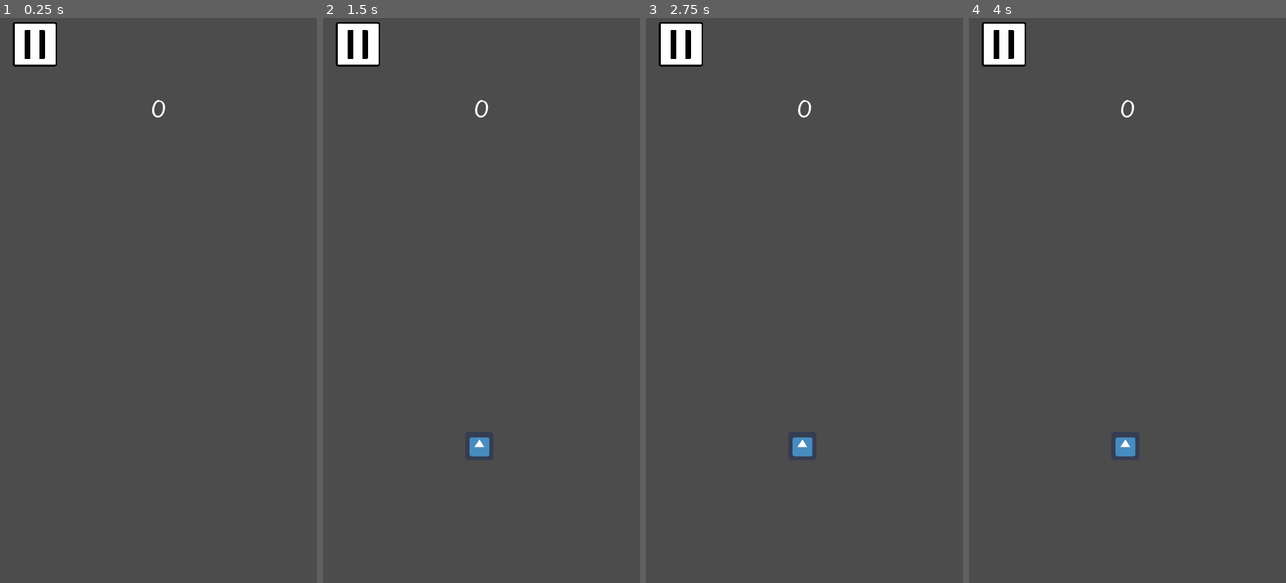
Above: before the commit, frames 1-4 (left to right).
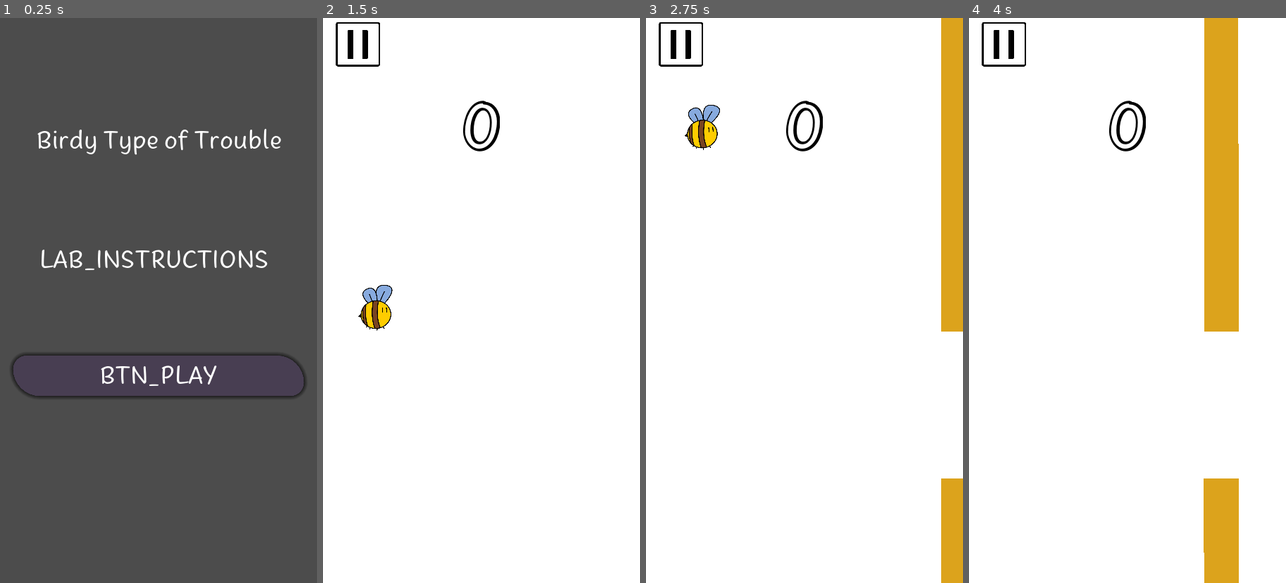
Above: after the commit, the same moments.

Repository: mshayden1998/Birdy-Type-of-Trouble
Game: Godot game, scene res://interface/MainMenu.tscn
Same seed, same stepped clock (60 frames per second), same inputs: the game is played once before the commit and once after it. Before the commit the project starts from res://Main.tscn. The engine's default icon, where the game draws it, is replaced by a stand-in: a white triangle on a blue panel in a dark square.
Inputs (mouse positions are in pixels of both pictures, inside the frame that each line leads up to):
- Up to frame 1 (0.25 s): no input
- Up to frame 2 (1.5 s): click (481, 373) at 0.5 s, where only the run after the commit has a clickable "BTN_PLAY"; click (357, 46) at 1.25 s
- Up to frame 3 (2.75 s): move the mouse to (874, 272) at 2.02 s; hold W (player_up) from 2.03 s (still down); click (874, 272) at 2.17 s
- Up to frame 4 (4 s): move the mouse to (1064, 328) at 2.77 s; release W (player_up) at 2.78 s; move the mouse to (1159, 176) at 3.52 s; hold W (player_up) from 3.53 s (still down)

The runs differ from the first frame. In frame 1, 3.8% of the frame differs, in the area x 3-97%, y 0-68%; in frame 2, 99%; in frame 3, 99%; in frame 4, 99%, in the area x 0-100%, y 0-100%.

Commit message:
tudo mudou

Diff:
--- a/Main.gd
+++ b/Main.gd
@@ -3,12 +3,29 @@
 export (PackedScene) var Pipe = preload("res://elements/Pipes.tscn")
 onready var ss = get_viewport().get_visible_rect().size
 const ERROR_MARGIN = 30
-const VISUAL_LIMIT = 15
+const VISUAL_LIMIT = 220
 
 
 func _ready():
+	# Initiates the intro anim
 	$AnimationPlayer.play("bird_reveal")
-	$TestSprite.visible = false
+
+	# Settings stuff
+	var config = ConfigFile.new()
+
+	# Load data from a file.
+	var err = config.load("user://game_settings.cfg")
+
+	# If the file didn't load, ignore it.
+	if err != OK:
+		return
+
+	# Iterate over all sections.
+	for player in config.get_sections():
+		# Fetch the data for each section.
+		var difficulty = config.get_value(player, "difficulty")
+		print(difficulty)
+		$PipeSpawnner.wait_time = difficulty
 
 
 func _on_PipeSpawnner_timeout():
@@ -18,8 +35,27 @@
 		rand_range(VISUAL_LIMIT, ss.y - VISUAL_LIMIT)
 	)
 	p.player = get_node("Player")
-	add_child(p)
+	$PipeSpawnner.add_child(p)
 
 
 func _on_AnimationPlayer_animation_finished(_anim_name):
 	$Player.set_physics_process(true)
+
+
+func _on_Player_hit():
+	$PipeSpawnner.stop()
+	$Player.set_physics_process(false)
+	var current_pipes = $PipeSpawnner.get_children()
+	for p in current_pipes:
+		p.set_process(false)
+	yield(get_tree().create_timer(3), "timeout")
+	set_best_score($Player.current_score)
+	if get_tree().change_scene("res://interface/GameOverScreen.tscn") != OK:
+		print("An unexpected error occured when trying to load GameOverScreen scene")
+
+
+func set_best_score(best_score : int):
+	var save_file = File.new()
+	save_file.open("user://save_game.dat", File.WRITE)
+	save_file.store_string(str(best_score))
+	save_file.close()
--- a/Main.tscn
+++ b/Main.tscn
@@ -1,10 +1,9 @@
-[gd_scene load_steps=8 format=2]
+[gd_scene load_steps=7 format=2]
 
 [ext_resource path="res://elements/Player.tscn" type="PackedScene" id=1]
 [ext_resource path="res://Main.gd" type="Script" id=2]
 [ext_resource path="res://interface/PauseMenu.tscn" type="PackedScene" id=3]
 [ext_resource path="res://interface/InGame.tscn" type="PackedScene" id=4]
-[ext_resource path="res://icon.png" type="Texture" id=5]
 
 [sub_resource type="Animation" id=1]
 length = 0.001
@@ -19,6 +18,30 @@
 "transitions": PoolRealArray( 1 ),
 "update": 0,
 "values": [ Vector2( 128, 672 ) ]
+}
+tracks/1/type = "value"
+tracks/1/path = NodePath("Player:rotation_degrees")
+tracks/1/interp = 1
+tracks/1/loop_wrap = true
+tracks/1/imported = false
+tracks/1/enabled = true
+tracks/1/keys = {
+"times": PoolRealArray( 0 ),
+"transitions": PoolRealArray( 1 ),
+"update": 0,
+"values": [ 0.0 ]
+}
+tracks/2/type = "value"
+tracks/2/path = NodePath("Player:scale")
+tracks/2/interp = 1
+tracks/2/loop_wrap = true
+tracks/2/imported = false
+tracks/2/enabled = true
+tracks/2/keys = {
+"times": PoolRealArray( 0 ),
+"transitions": PoolRealArray( 1 ),
+"update": 0,
+"values": [ Vector2( 1, 1 ) ]
 }
 
 [sub_resource type="Animation" id=2]
@@ -39,7 +62,12 @@
 [node name="Main" type="Node"]
 script = ExtResource( 2 )
 
+[node name="ColorRect" type="ColorRect" parent="."]
+anchor_right = 1.0
+anchor_bottom = 1.0
+
 [node name="InterfaceLayer" type="CanvasLayer" parent="."]
+layer = 100
 
 [node name="PauseMenu" parent="InterfaceLayer" instance=ExtResource( 3 )]
 pause_mode = 2
@@ -54,13 +82,10 @@
 position = Vector2( 128, 672 )
 
 [node name="PipeSpawnner" type="Timer" parent="."]
-wait_time = 1.5
+wait_time = 2.0
 autostart = true
 
-[node name="TestSprite" type="Sprite" parent="."]
-position = Vector2( 355, 970 )
-texture = ExtResource( 5 )
-
 [connection signal="animation_finished" from="AnimationPlayer" to="." method="_on_AnimationPlayer_animation_finished"]
+[connection signal="hit" from="Player" to="." method="_on_Player_hit"]
 [connection signal="scored" from="Player" to="InterfaceLayer/InGame" method="_on_Player_scored"]
 [connection signal="timeout" from="PipeSpawnner" to="." method="_on_PipeSpawnner_timeout"]
--- a/default_env.tres
+++ /dev/null
@@ -1,7 +0,0 @@
-[gd_resource type="Environment" load_steps=2 format=2]
-
-[sub_resource type="ProceduralSky" id=1]
-
-[resource]
-background_mode = 2
-background_sky = SubResource( 1 )
--- a/elements/Pipes.tscn
+++ b/elements/Pipes.tscn
@@ -3,22 +3,31 @@
 [ext_resource path="res://elements/Pipes.gd" type="Script" id=1]
 
 [sub_resource type="RectangleShape2D" id=1]
-extents = Vector2( 40, 250.5 )
+extents = Vector2( 40, 638.25 )
 
 [sub_resource type="RectangleShape2D" id=2]
 extents = Vector2( 3, 200 )
 
-[node name="Pipes" type="Area2D"]
+[node name="Pipes" type="Area2D" groups=["pipes"]]
 collision_layer = 2
 script = ExtResource( 1 )
 
 [node name="TopPipeColl" type="CollisionShape2D" parent="."]
-position = Vector2( 0, -426.5 )
+position = Vector2( 0, -815 )
 shape = SubResource( 1 )
 
+[node name="Polygon2D" type="Polygon2D" parent="TopPipeColl"]
+position = Vector2( 0, 815 )
+color = Color( 0.862745, 0.639216, 0.109804, 1 )
+polygon = PoolVector2Array( -39, -178, 39, -178, 38, -1452, -39, -1451 )
+
 [node name="BottomPipeColl" type="CollisionShape2D" parent="."]
-position = Vector2( 0, 404 )
+position = Vector2( 0, 791.75 )
 shape = SubResource( 1 )
+
+[node name="Polygon2D" type="Polygon2D" parent="BottomPipeColl"]
+color = Color( 0.862745, 0.639216, 0.109804, 1 )
+polygon = PoolVector2Array( -40, -637.75, 40, -637.75, 39, 637.25, -38, 636.25 )
 
 [node name="ScoreArea" type="Area2D" parent="."]
 collision_layer = 4
--- a/elements/Player.gd
+++ b/elements/Player.gd
@@ -6,9 +6,11 @@
 const GRAVITY := 50
 
 signal scored(current_score)
+signal hit
 
 
 func _ready():
+	# Prevents player's control before intro anim ends.
 	set_physics_process(false)
 
 
@@ -16,22 +18,24 @@
 	# applies gravity
 	velocity.y += GRAVITY
 	# player's input
-	get_input()
+	flap(false)
 	velocity = move_and_slide(velocity)
 
 
 func _input(event):
 	if event is InputEventScreenTouch:
-		print("touched anywere!")
-		get_parent().get_node("TestSprite").visible = true
+		flap(true)
 
 
-func get_input():
+func flap(touch: bool):
 	# not only gets player's input but limits it if the character is above the sky
-	if position.y > 0 and Input.is_action_just_pressed("player_up"):
-		velocity.y = 0
-		velocity.y -= IMPULSE
-		$FlapSFX.play()
+	if position.y > 0:
+		if Input.is_action_just_pressed("player_up") or touch == true:
+			velocity.y = 0
+			velocity.y -= IMPULSE
+			$FlapSFX.play()
+	if position.y > get_viewport_rect().size.y:
+		hit()
 
 
 func score():
@@ -42,3 +46,4 @@
 
 func hit():
 	$HitSFX.play()
+	emit_signal("hit")
--- a/elements/Player.tscn
+++ b/elements/Player.tscn
@@ -1,9 +1,19 @@
-[gd_scene load_steps=6 format=2]
+[gd_scene load_steps=9 format=2]
 
 [ext_resource path="res://elements/Player.gd" type="Script" id=1]
 [ext_resource path="res://assets/bird_flap.ogg" type="AudioStream" id=2]
 [ext_resource path="res://assets/completetask_0.mp3" type="AudioStream" id=3]
 [ext_resource path="res://assets/hit (1).ogg" type="AudioStream" id=4]
+[ext_resource path="res://assets/bee_1.png" type="Texture" id=5]
+[ext_resource path="res://assets/bee_0.png" type="Texture" id=6]
+
+[sub_resource type="SpriteFrames" id=5]
+animations = [ {
+"frames": [ ExtResource( 6 ), ExtResource( 5 ) ],
+"loop": true,
+"name": "flying",
+"speed": 20.0
+} ]
 
 [sub_resource type="CircleShape2D" id=1]
 radius = 32.0
@@ -11,6 +21,13 @@
 [node name="Player" type="KinematicBody2D"]
 collision_mask = 0
 script = ExtResource( 1 )
+
+[node name="Body" type="AnimatedSprite" parent="."]
+position = Vector2( 0, -19 )
+scale = Vector2( 0.34081, 0.34081 )
+frames = SubResource( 5 )
+animation = "flying"
+playing = true
 
 [node name="BodyColl" type="CollisionShape2D" parent="."]
 shape = SubResource( 1 )
--- /dev/null
+++ b/interface/GameOverScreen.gd
@@ -0,0 +1,22 @@
+extends Control
+
+onready var lab_score_info = $VBoxContainer/ScoreInfo
+
+
+func _ready():
+	var best_score = load_best_score()
+	# Set label text with best score
+	lab_score_info.set_text(tr("LAB_BEST_SCORE") + str(best_score))
+
+
+func _on_Restart_pressed():
+	if get_tree().change_scene("res://Main.tscn") != OK:
+		print("An unexpected error occured when trying to load Main scene")
+
+
+func load_best_score():
+	var save_file = File.new()
+	save_file.open("user://save_game.dat", File.READ)
+	var best_score = save_file.get_as_text()
+	save_file.close()
+	return best_score
--- /dev/null
+++ b/interface/GameOverScreen.tscn
@@ -0,0 +1,41 @@
+[gd_scene load_steps=3 format=2]
+
+[ext_resource path="res://interface/theme.tres" type="Theme" id=1]
+[ext_resource path="res://interface/GameOverScreen.gd" type="Script" id=2]
+
+[node name="GameOverScreen" type="Control"]
+anchor_right = 1.0
+anchor_bottom = 1.0
+theme = ExtResource( 1 )
+script = ExtResource( 2 )
+
+[node name="VBoxContainer" type="VBoxContainer" parent="."]
+anchor_right = 1.0
+anchor_bottom = 1.0
+margin_left = 64.0
+margin_top = 512.0
+margin_right = -64.0
+
+[node name="GameOver" type="Label" parent="VBoxContainer"]
+margin_right = 592.0
+margin_bottom = 75.0
+text = "Game over!"
+align = 1
+valign = 1
+autowrap = true
+uppercase = true
+
+[node name="ScoreInfo" type="Label" parent="VBoxContainer"]
+margin_top = 79.0
+margin_right = 592.0
+margin_bottom = 154.0
+text = "<message in script>"
+autowrap = true
+
+[node name="Restart" type="Button" parent="VBoxContainer"]
+margin_top = 158.0
+margin_right = 592.0
+margin_bottom = 249.0
+text = "BTN_RESTART"
+
+[connection signal="pressed" from="VBoxContainer/Restart" to="." method="_on_Restart_pressed"]
--- a/interface/InGame.tscn
+++ b/interface/InGame.tscn
@@ -1,11 +1,18 @@
-[gd_scene load_steps=3 format=2]
+[gd_scene load_steps=5 format=2]
 
 [ext_resource path="res://interface/InGame.gd" type="Script" id=1]
 [ext_resource path="res://interface/theme.tres" type="Theme" id=2]
+[ext_resource path="res://interface/NotesSans-Free.otf" type="DynamicFontData" id=3]
+
+[sub_resource type="DynamicFont" id=1]
+size = 150
+outline_size = 6
+outline_color = Color( 0, 0, 0, 1 )
+font_data = ExtResource( 3 )
 
 [node name="InGame" type="Control"]
 anchor_right = 1.0
-margin_bottom = 412.0
+margin_bottom = 499.0
 theme = ExtResource( 2 )
 script = ExtResource( 1 )
 
@@ -14,10 +21,11 @@
 anchor_top = 0.5
 anchor_right = 0.5
 anchor_bottom = 0.5
-margin_left = -20.0
-margin_top = -37.5
-margin_right = 20.0
-margin_bottom = 37.5
+margin_left = -44.0
+margin_top = -90.0
+margin_right = 44.0
+margin_bottom = 90.0
+custom_fonts/font = SubResource( 1 )
 text = "0"
 align = 1
 valign = 1
--- /dev/null
+++ b/interface/MainMenu.gd
@@ -0,0 +1,15 @@
+extends Control
+
+
+func _ready():
+	# Create new file config object
+	var config = ConfigFile.new()
+	# Store values.
+	config.set_value("Player1", "best_score", 0)
+	# Save it to a file (overwrite if already exists).
+	config.save("user://scores.cfg")
+
+
+func _on_Play_pressed() -> void:
+	if get_tree().change_scene("res://Main.tscn") != OK:
+		print("An unexpected error occured when trying to load Main scene")
--- a/interface/MainMenu.tscn
+++ b/interface/MainMenu.tscn
@@ -1,6 +1,7 @@
-[gd_scene load_steps=2 format=2]
+[gd_scene load_steps=3 format=2]
 
 [ext_resource path="res://interface/theme.tres" type="Theme" id=1]
+[ext_resource path="res://interface/MainMenu.gd" type="Script" id=2]
 
 [node name="MainMenu" type="Control"]
 anchor_left = 0.5
@@ -12,14 +13,15 @@
 margin_right = 360.0
 margin_bottom = 640.0
 theme = ExtResource( 1 )
+script = ExtResource( 2 )
 
 [node name="Instructions" type="Label" parent="."]
 anchor_left = 0.5
 anchor_right = 0.5
-margin_left = -219.0
-margin_top = 119.0
-margin_right = 261.0
-margin_bottom = 182.0
+margin_left = -270.0
+margin_top = 510.0
+margin_right = 270.0
+margin_bottom = 663.0
 text = "LAB_INSTRUCTIONS"
 autowrap = true
 
@@ -28,11 +30,11 @@
 anchor_top = 0.5
 anchor_right = 0.5
 anchor_bottom = 0.5
-margin_left = -264.0
-margin_top = -237.0
-margin_right = 280.0
-margin_bottom = -174.0
-text = "GAME_TITLE"
+margin_left = -300.0
+margin_top = -400.0
+margin_right = 300.0
+margin_bottom = -325.0
+text = "Birdy Type of Trouble"
 align = 1
 autowrap = true
 
@@ -40,10 +42,32 @@
 anchor_top = 1.0
 anchor_right = 1.0
 anchor_bottom = 1.0
+margin_left = 30.0
 margin_top = -515.0
+margin_right = -30.0
 
 [node name="BestScore" type="Label" parent="VBoxContainer"]
-margin_right = 720.0
+visible = false
+margin_right = 660.0
 margin_bottom = 75.0
 text = "LAB_BEST_SCORE"
 autowrap = true
+
+[node name="DifficultyInfo" type="Label" parent="VBoxContainer"]
+visible = false
+margin_right = 660.0
+margin_bottom = 75.0
+text = "LAB_DIFFICULTY"
+
+[node name="Difficulty" type="Button" parent="VBoxContainer"]
+visible = false
+margin_right = 660.0
+margin_bottom = 91.0
+text = "BTN_NORMAL"
+
+[node name="Play" type="Button" parent="VBoxContainer"]
+margin_right = 660.0
+margin_bottom = 91.0
+text = "BTN_PLAY"
+
+[connection signal="pressed" from="VBoxContainer/Play" to="." method="_on_Play_pressed"]
--- a/interface/PauseMenu.tscn
+++ b/interface/PauseMenu.tscn
@@ -11,6 +11,7 @@
 script = ExtResource( 3 )
 
 [node name="Resume" type="Button" parent="."]
+visible = false
 anchor_left = 0.5
 anchor_top = 0.5
 anchor_right = 0.5
--- a/interface/text.csv
+++ b/interface/text.csv
@@ -1,5 +1,11 @@
 key,en,pt_BR
-GAME_TITLE,"Birdy Type of Trouble","Problemas Passarísticos"
+#MainMenu scene
 LAB_INSTRUCTIONS,"Touch the screen to flap!","Toque na tela para bater asas!"
-LAB_BEST_SCORE,"Your best score:","Sua melhor pontuação:"
+BTN_PLAY,"Play","Jogar"
+
+#GameOverScreen scene
+BTN_RESTART,"Restart","Recomeçar"
+LAB_BEST_SCORE,"Best score:","Melhor pontuação:"
+
+#PauseMenu screen
 BTN_RESUME,"Resume","Continuar"
--- a/interface/theme.tres
+++ b/interface/theme.tres
@@ -8,6 +8,7 @@
 corner_radius_top_right = 200
 corner_radius_bottom_right = 100
 corner_radius_bottom_left = 200
+shadow_size = 10
 
 [sub_resource type="StyleBoxFlat" id=2]
 content_margin_left = 12.0
@@ -19,10 +20,10 @@
 corner_radius_top_right = 200
 corner_radius_bottom_right = 100
 corner_radius_bottom_left = 200
-shadow_color = Color( 0.180392, 0.121569, 0.196078, 0.6 )
 shadow_size = 10
 
 [sub_resource type="StyleBoxFlat" id=4]
+bg_color = Color( 0.768627, 0.662745, 0.85098, 1 )
 corner_radius_top_left = 100
 corner_radius_top_right = 200
 corner_radius_bottom_right = 100
--- a/project.godot
+++ b/project.godot
@@ -11,7 +11,7 @@
 [application]
 
 config/name="Birdy Type of Trouble"
-run/main_scene="res://Main.tscn"
+run/main_scene="res://interface/MainMenu.tscn"
 config/icon="res://icon.png"
 
 [display]
@@ -63,4 +63,3 @@
 quality/driver/driver_name="GLES2"
 vram_compression/import_etc=true
 vram_compression/import_etc2=false
-environment/default_environment="res://default_env.tres"
Binary file added: assets/KOMIKAGL.ttf
Not shown, added: assets/Komika.txt
Binary file added: assets/bee_0.png
Not shown, added: assets/bee_0.png.import
Binary file added: assets/bee_1.png
Not shown, added: assets/bee_1.png.import
